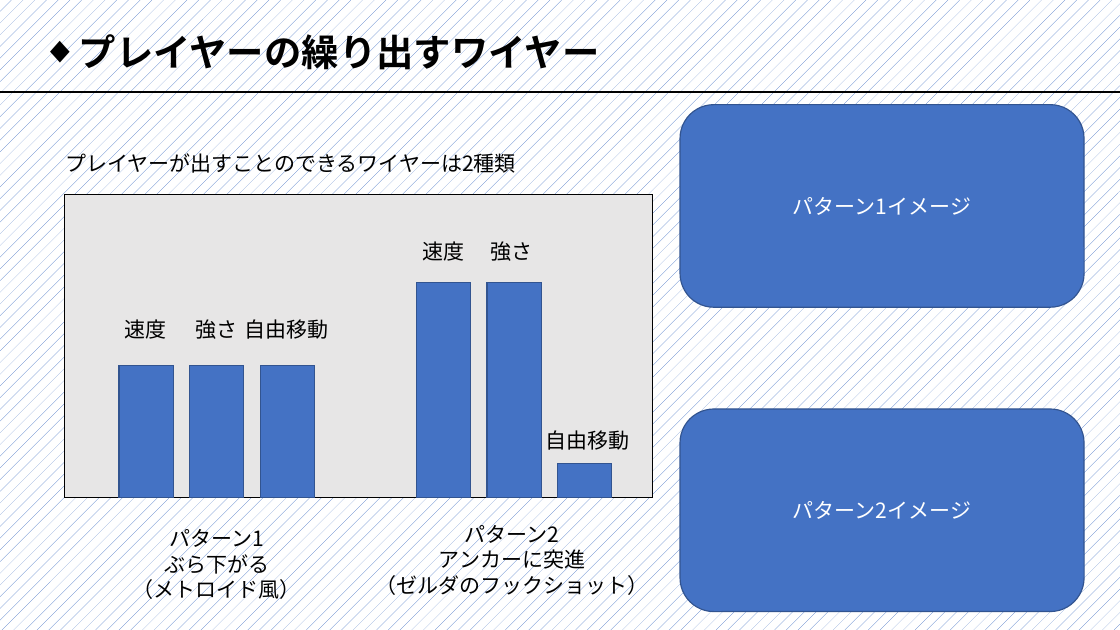
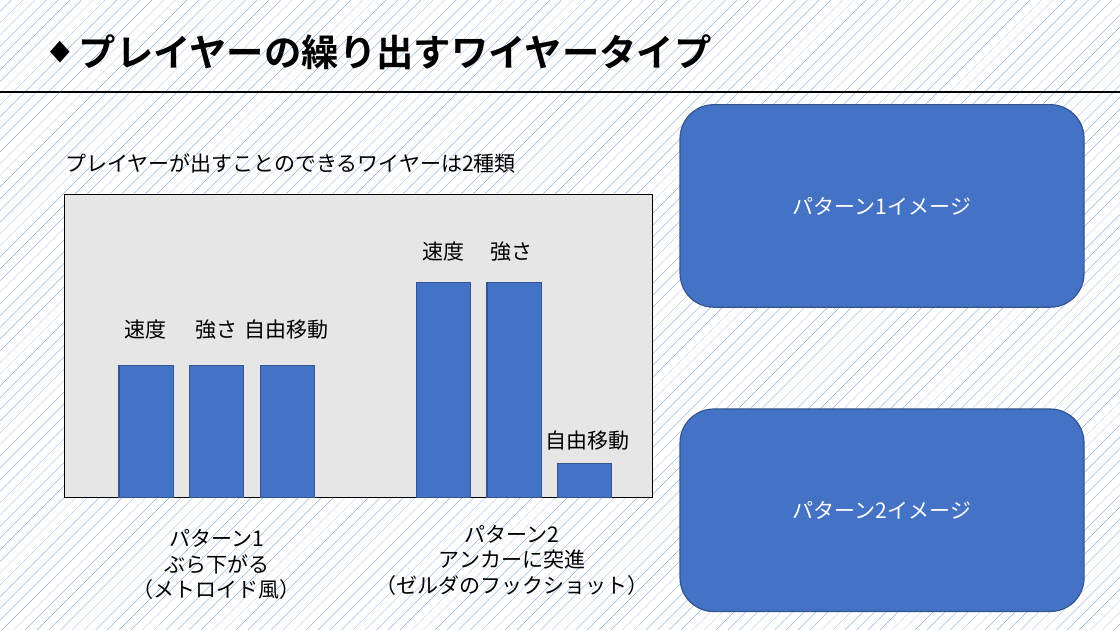
Before and after one commit to nkc20206040/First3DGame, a slide deck: slide 5 of 後期制作_企画書.pptx. Drawn at 1120x630 pixels with LibreOffice and Linux fonts; fonts in the diff are those of the drawing. Boxes give left, top, right and bottom in pixels: in the first picture for what was removed or moved away, otherwise in the second. Text is boxed around its words. In the diff, an @@ line names an element or a change of style, - is before the commit and + after.

```diff
--- a/後期制作_企画書.pptx
+++ b/後期制作_企画書.pptx
@@ text at <box>79,28,712,76</box>: text changed @@
-◆ プレイヤーの繰り出すワイヤー
+◆ プレイヤーの繰り出すワイヤータイプ
```
Also in this commit, not shown: 2 other slides changed, 1 slide added.
